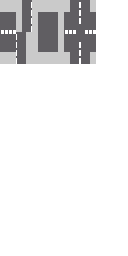
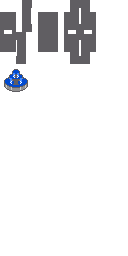
Comparing the layer stacks of the two (128, 256) images. Changes:
added layer "Pasted Layer" above "Layer" over [79, 2, 81, 18]
painted on "Layer" over [0, 0, 96, 92]
